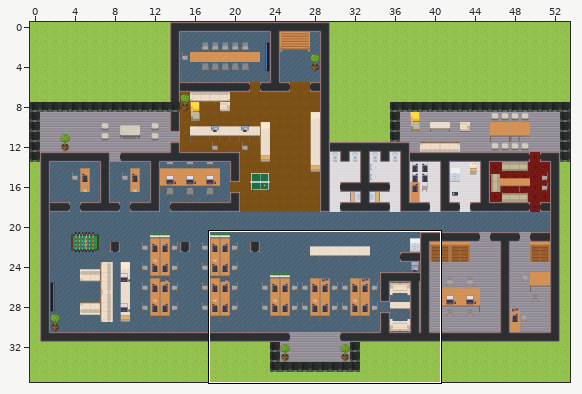
Tiled map (JSON) -- elunic-office.tmj. The picture above shows the old version from afar; the outline marks the close-up.
Close-up. As it was:
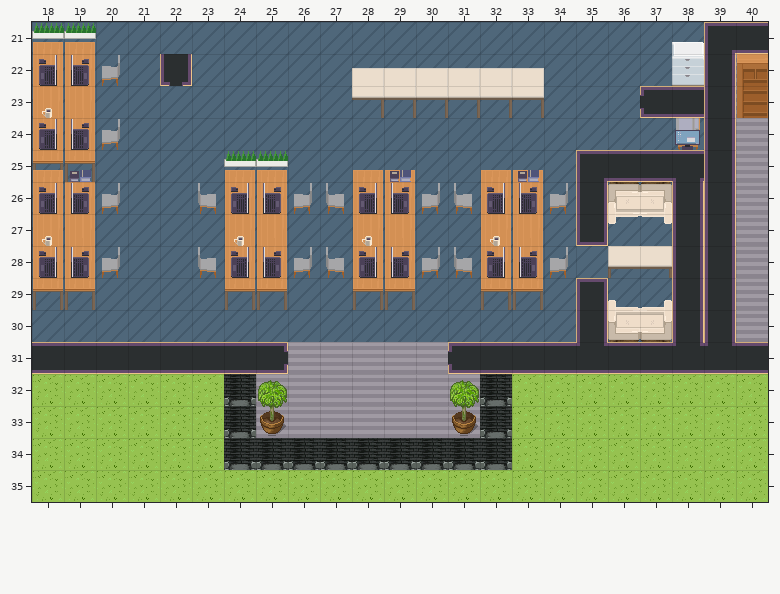
Cells are 32x32 px. Shown: x 18..40, y 21..35.
After:
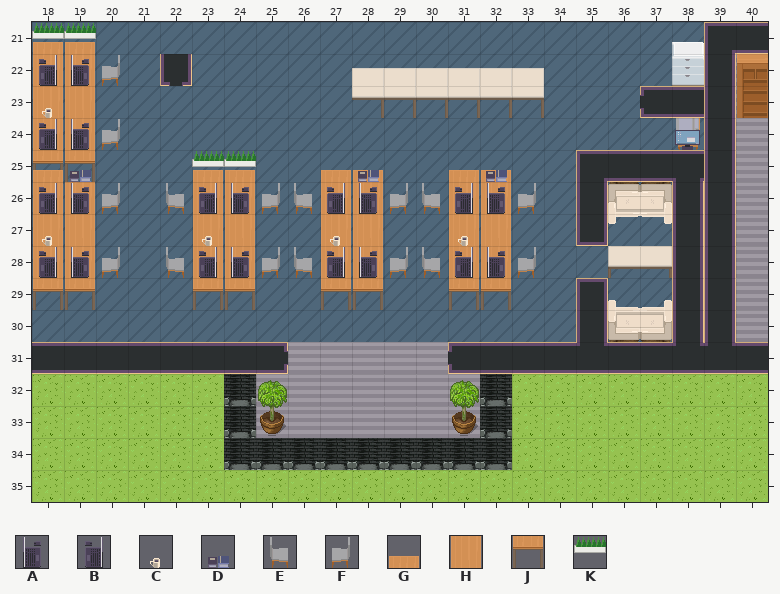
Key: from "WA_Miscellaneous": A 24, B 25, C 59 flipped left-right, D 74; from "WA_Seats": E 119, F 120; from "WA_Tables": G 2, H 12, J 22; from "elunic_custom": K 15.
_ is an empty cell.
The exact change:
{"where": "layer \"furniture/furniture2\""}
{"y":26,"x":22,"old":"_E","new":"EH"}
{"y":26,"x":25,"old":"HFE","new":"FEH"}
{"y":26,"x":29,"old":"HFE","new":"FEH"}
{"y":26,"x":33,"old":"HF","new":"F_"}
{"y":27,"x":23,"old":"_","new":"H"}
{"y":27,"x":25,"old":"H","new":"_"}
{"y":27,"x":27,"old":"_","new":"H"}
{"y":27,"x":29,"old":"H","new":"_"}
{"y":27,"x":31,"old":"_","new":"H"}
{"y":27,"x":33,"old":"H","new":"_"}
{"y":28,"x":22,"old":"_E","new":"EH"}
{"y":28,"x":25,"old":"HFE","new":"FEH"}
{"y":28,"x":29,"old":"HFE","new":"FEH"}
{"y":28,"x":33,"old":"HF","new":"F_"}
{"y":29,"x":23,"old":"_","new":"J"}
{"y":29,"x":25,"old":"J","new":"_"}
{"y":29,"x":27,"old":"_","new":"J"}
{"y":29,"x":29,"old":"J","new":"_"}
{"y":29,"x":31,"old":"_","new":"J"}
{"y":29,"x":33,"old":"J","new":"_"}
{"where": "layer \"furniture/furniture3\""}
{"y":26,"x":23,"old":"_BA","new":"BA_"}
{"y":26,"x":27,"old":"_BA","new":"BA_"}
{"y":26,"x":31,"old":"_BA","new":"BA_"}
{"y":27,"x":23,"old":"_C","new":"C_"}
{"y":27,"x":27,"old":"_C","new":"C_"}
{"y":27,"x":31,"old":"_C","new":"C_"}
{"y":28,"x":23,"old":"_BA","new":"BA_"}
{"y":28,"x":27,"old":"_BA","new":"BA_"}
{"y":28,"x":31,"old":"_BA","new":"BA_"}
{"where": "layer \"above/above1\""}
{"y":25,"x":23,"old":"_","new":"G"}
{"y":25,"x":25,"old":"G","new":"_"}
{"y":25,"x":27,"old":"_","new":"G"}
{"y":25,"x":29,"old":"G","new":"_"}
{"y":25,"x":31,"old":"_","new":"G"}
{"y":25,"x":33,"old":"G","new":"_"}
{"where": "layer \"above/above2\""}
{"y":25,"x":23,"old":"_","new":"K"}
{"y":25,"x":25,"old":"K","new":"_"}
{"y":25,"x":28,"old":"_D","new":"D_"}
{"y":25,"x":32,"old":"_D","new":"D_"}
{"label":"changed","picture_box":[166,151,568,310]}
